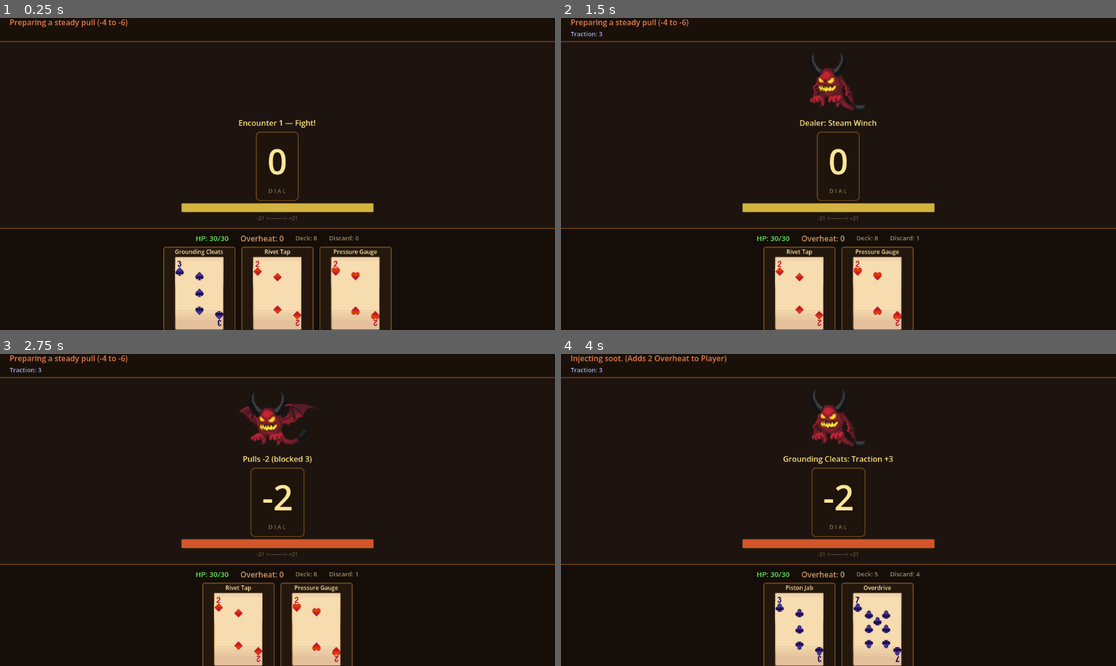
Above: before the commit, frames 1-4 (two rows, left to right).
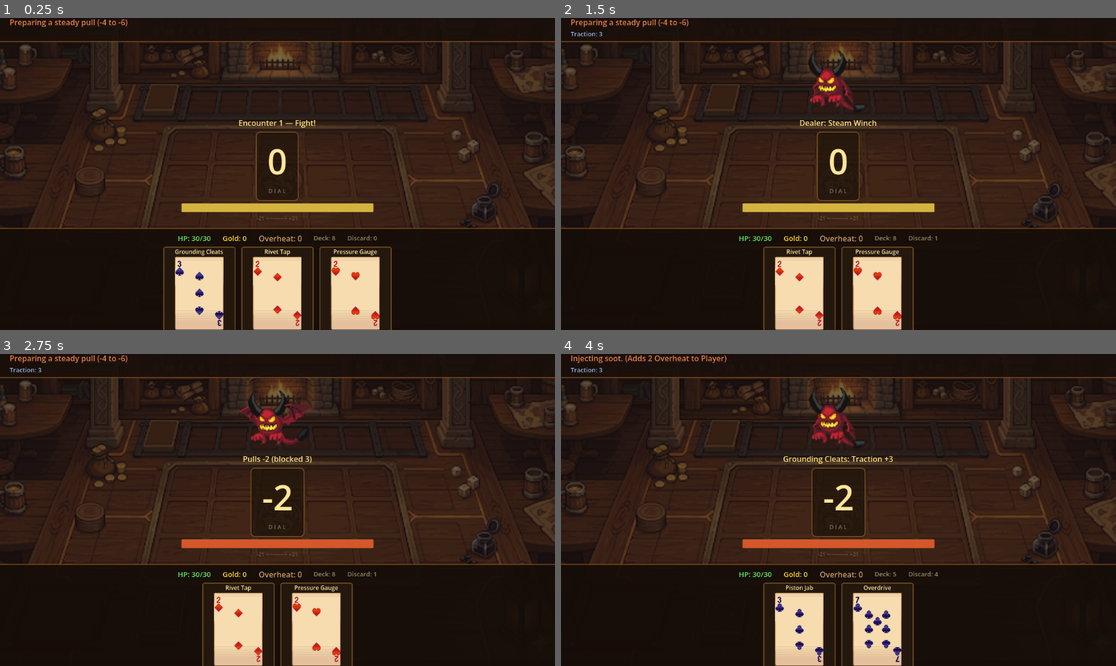
Above: after the commit, the same moments.

Repository: AdLgames/tugow
Game: Godot game, scene res://main.tscn
Same seed, same stepped clock (60 frames per second), same inputs: the game is played once before the commit and once after it.
Inputs (mouse positions are in pixels of both pictures, inside the frame that each line leads up to):
- Up to frame 1 (0.25 s): no input
- Up to frame 2 (1.5 s): tap Enter at 0.5 s; move the mouse to (760, 301) at 0.52 s; click (760, 301) at 0.67 s; tap Space at 1.25 s; move the mouse to (799, 301) at 1.27 s; click (799, 301) at 1.42 s
- Up to frame 3 (2.75 s): move the mouse to (316, 637) at 2.02 s; click (316, 637) at 2.17 s
- Up to frame 4 (4 s): move the mouse to (810, 572) at 2.77 s; click (810, 572) at 2.92 s; move the mouse to (838, 637) at 3.52 s; click (838, 637) at 3.67 s

The runs differ from the first frame. In frame 1, 23% of the frame differs, in the area x 0-100%, y 7-72%; in frame 2, 23%; in frame 3, 23%; in frame 4, 23%.

Commit message:
Add gold system, shop between encounters, and tavern background
Shop system:
- Win encounters to earn gold (25 + encounter * 10)
- After card reward, shop opens with 4 random cards to buy
- Card prices by rarity: Common 30, Uncommon 60, Rare 100
- Cards you can't afford are dimmed and unclickable
- MAGIC cards show a purple tag and auto-unlock when purchased
- Buying refreshes the shop with new stock
- Leave Shop to continue to next encounter

Flow: Win → Victory Screen → Card Reward → Shop → Next Encounter
      Lose → Defeat Screen → Continue (no reward/shop)

Gold display:
- Gold counter in player stats bar (bright yellow)
- Gold earned shown on victory screen
- Shop header shows current gold

Background:
- Tavern card table image as background (50% opacity)

Co-Authored-By: Claude Sonnet 4.6 <noreply@anthropic.com>
Claude-Session: https://claude.ai/code/session_01TWcZhCTjepdonkKqzq9x86

Diff:
--- a/game_manager.gd
+++ b/game_manager.gd
@@ -3,6 +3,7 @@
 # --- RUN STATE (persists across encounters) ---
 var player_hp: int = 30
 var max_hp: int = 30
+var gold: int = 0
 var encounter_number: int = 1
 var run_active: bool = false
 var master_deck: Array[String] = []
@@ -36,6 +37,12 @@
 	"overdrive"
 ]
 
+const CARD_PRICES = {
+	"COMMON": 30,
+	"UNCOMMON": 60,
+	"RARE": 100
+}
+
 # --- SIGNALS ---
 signal dial_changed(new_value)
 signal overheat_changed(new_value)
@@ -45,18 +52,23 @@
 signal match_ended(winner: String, damage_taken: int)
 signal deck_counts_changed(deck_size: int, discard_size: int)
 signal hp_changed(current_hp: int, max_hp: int)
+signal gold_changed(amount: int)
 signal encounter_started(encounter_num: int)
 signal reward_offered(card_choices: Array)
+signal shop_opened(shop_items: Array)
 signal run_over(final_encounter: int)
 signal action_announced(text: String)
 signal dealer_anim_requested(anim_name: String)
 
 func start_run() -> void:
 	player_hp = max_hp
+	gold = 0
 	encounter_number = 1
 	run_active = true
 	master_deck = STARTING_DECK.duplicate()
+	unlocked_magic_cards.clear()
 	hp_changed.emit(player_hp, max_hp)
+	gold_changed.emit(gold)
 	encounter_started.emit(encounter_number)
 	start_match()
 
@@ -95,10 +107,8 @@
 	is_resolving = true
 	var card = CardDatabase.CARDS[card_id]
 
-	# Remove card from hand immediately
 	discard_card_from_hand(card_id)
 
-	# Roll base value
 	var roll: int = card.base_val
 	if card.variance > 0:
 		roll += randi_range(-card.variance, card.variance)
@@ -108,7 +118,6 @@
 	if applied_multiplier != 1.0:
 		next_card_multiplier = 1.0
 
-	# Resolve action — dial updates INSTANTLY so player sees result
 	match card.action:
 		"PUSH":
 			move_dial(resolved_value)
@@ -173,24 +182,20 @@
 			status_changed.emit(dealer_traction, dealer_bleed, dealer_is_locked)
 			action_announced.emit("%s: Bleed +%d on Dealer" % [card.name, card.get("stacks", 0)])
 
-	# Apply cost immediately too
 	if card.has("cost"):
 		var cost_data = card.cost
 		if cost_data.type == "OVERHEAT":
 			player_overheat += cost_data.amount
 			overheat_changed.emit(player_overheat)
 
-	# Check for instant win
 	if check_win_condition():
 		return
 
-	# Free action — let player play again immediately
 	if card.get("free_action", false):
 		action_announced.emit("Free action — play again!")
 		is_resolving = false
 		return
 
-	# PAUSE so player can see their result before dealer goes
 	await get_tree().create_timer(0.8).timeout
 
 	await end_player_turn()
@@ -305,6 +310,9 @@
 	var damage: int = 0
 	if winner == "PLAYER":
 		damage = player_overheat
+		var gold_earned = 25 + encounter_number * 10
+		gold += gold_earned
+		gold_changed.emit(gold)
 		dealer_anim_requested.emit("DEATH")
 	else:
 		damage = 8 + encounter_number * 2
@@ -330,9 +338,40 @@
 
 func select_reward(card_id: String) -> void:
 	master_deck.append(card_id)
-	advance_encounter()
+	var card = CardDatabase.CARDS.get(card_id, {})
+	if card.get("type", "") == "MAGIC":
+		unlock_magic_card(card_id)
+	open_shop()
 
 func skip_reward() -> void:
+	open_shop()
+
+func open_shop() -> void:
+	var pool: Array[String] = []
+	for card_id in CardDatabase.CARDS:
+		pool.append(card_id)
+	pool.shuffle()
+	var items: Array[Dictionary] = []
+	for i in range(mini(4, pool.size())):
+		var card_id = pool[i]
+		var rarity = CardDatabase.CARDS[card_id].get("rarity", "COMMON")
+		items.append({
+			"card_id": card_id,
+			"price": CARD_PRICES.get(rarity, 50)
+		})
+	shop_opened.emit(items)
+
+func buy_card(card_id: String, price: int) -> void:
+	if gold < price:
+		return
+	gold -= price
+	gold_changed.emit(gold)
+	master_deck.append(card_id)
+	var card = CardDatabase.CARDS.get(card_id, {})
+	if card.get("type", "") == "MAGIC":
+		unlock_magic_card(card_id)
+
+func leave_shop() -> void:
 	advance_encounter()
 
 func continue_after_loss() -> void:
--- a/main.gd
+++ b/main.gd
@@ -9,6 +9,7 @@
 @onready var dial_bar_fill = $GameBoard/TableZone/TableContent/DialBar/DialBarFill
 @onready var dial_bar = $GameBoard/TableZone/TableContent/DialBar
 @onready var hp_label = $GameBoard/PlayerZone/PlayerContent/PlayerStats/HPLabel
+@onready var gold_label = $GameBoard/PlayerZone/PlayerContent/PlayerStats/GoldLabel
 @onready var encounter_label = $GameBoard/DealerZone/DealerContent/DealerInfo/EncounterLabel
 @onready var announcement_label = $GameBoard/TableZone/TableContent/AnnouncementLabel
 @onready var dealer_sprite = $GameBoard/TableZone/TableContent/DealerSprite
@@ -26,7 +27,12 @@
 @onready var reward_cards_container = $RewardOverlay/RewardPanel/RewardContent/RewardCardsContainer
 @onready var skip_reward_button = $RewardOverlay/RewardPanel/RewardContent/SkipRewardButton
 
-const BG_ART_PATH = "res://Assets/TavernAssets/Tables_props/table_0.png"
+@onready var shop_overlay = $ShopOverlay
+@onready var shop_gold_label = $ShopOverlay/ShopPanel/ShopContent/ShopHeader/ShopGoldLabel
+@onready var shop_cards_container = $ShopOverlay/ShopPanel/ShopContent/ShopCardsContainer
+@onready var leave_shop_button = $ShopOverlay/ShopPanel/ShopContent/LeaveShopButton
+
+const BG_ART_PATH = "res://Assets/TavernAssets/1781874905946.png"
 
 var last_winner: String = ""
 var announce_tween: Tween
@@ -40,14 +46,17 @@
 	GameManager.match_ended.connect(_on_match_ended)
 	GameManager.deck_counts_changed.connect(_on_deck_counts_changed)
 	GameManager.hp_changed.connect(_on_hp_changed)
+	GameManager.gold_changed.connect(_on_gold_changed)
 	GameManager.encounter_started.connect(_on_encounter_started)
 	GameManager.reward_offered.connect(_on_reward_offered)
+	GameManager.shop_opened.connect(_on_shop_opened)
 	GameManager.run_over.connect(_on_run_over)
 	GameManager.action_announced.connect(_on_action_announced)
 	GameManager.dealer_anim_requested.connect(_on_dealer_anim_requested)
 	continue_button.pressed.connect(_on_continue_pressed)
 	restart_run_button.pressed.connect(_on_restart_run_pressed)
 	skip_reward_button.pressed.connect(_on_skip_reward_pressed)
+	leave_shop_button.pressed.connect(_on_leave_shop_pressed)
 	_load_art_assets()
 	GameManager.start_run()
 
@@ -152,10 +161,14 @@
 	else:
 		hp_label.add_theme_color_override("font_color", Color(0.4, 0.9, 0.4, 1))
 
+func _on_gold_changed(amount: int) -> void:
+	gold_label.text = "Gold: %d" % amount
+
 func _on_encounter_started(encounter_num: int) -> void:
 	encounter_label.text = "Encounter %d" % encounter_num
 	match_end_container.visible = false
 	reward_overlay.visible = false
+	shop_overlay.visible = false
 	hand_container.visible = true
 
 func _on_match_ended(winner: String, damage_taken: int) -> void:
@@ -164,12 +177,14 @@
 	match_end_container.visible = true
 
 	if winner == "PLAYER":
+		var gold_earned = 25 + GameManager.encounter_number * 10
 		result_label.text = "VICTORY!"
 		result_label.add_theme_color_override("font_color", Color(0.3, 1.0, 0.4, 1))
+		var info_parts: Array[String] = []
 		if damage_taken > 0:
-			damage_info_label.text = "Overheat burned %d HP" % damage_taken
-		else:
-			damage_info_label.text = "Flawless victory!"
+			info_parts.append("Overheat burned %d HP" % damage_taken)
+		info_parts.append("+%d Gold" % gold_earned)
+		damage_info_label.text = " | ".join(info_parts)
 		continue_button.text = "Choose Reward"
 		continue_button.visible = true
 		restart_run_button.visible = false
@@ -198,6 +213,8 @@
 	match_end_container.visible = false
 	GameManager.start_run()
 
+# --- REWARD SCREEN ---
+
 func _on_reward_offered(card_choices: Array) -> void:
 	reward_overlay.visible = true
 	for child in reward_cards_container.get_children():
@@ -220,6 +237,67 @@
 func _on_skip_reward_pressed() -> void:
 	reward_overlay.visible = false
 	GameManager.skip_reward()
+
+# --- SHOP SCREEN ---
+
+func _on_shop_opened(shop_items: Array) -> void:
+	shop_overlay.visible = true
+	shop_gold_label.text = "Gold: %d" % GameManager.gold
+	_populate_shop(shop_items)
+
+func _populate_shop(shop_items: Array) -> void:
+	for child in shop_cards_container.get_children():
+		child.queue_free()
+
+	for item in shop_items:
+		var card_id: String = item.card_id
+		var price: int = item.price
+		var can_afford = GameManager.gold >= price
+
+		var wrapper = VBoxContainer.new()
+		wrapper.add_theme_constant_override("separation", 4)
+
+		var card_instance = CARD_UI_SCENE.instantiate()
+		wrapper.add_child(card_instance)
+
+		if card_instance.has_method("populate_card"):
+			card_instance.populate_card(card_id)
+
+		if can_afford and card_instance.has_signal("card_clicked"):
+			var bound_price = price
+			card_instance.card_clicked.connect(func(_cid): _on_shop_card_bought(card_id, bound_price))
+		else:
+			card_instance.modulate.a = 0.4
+
+		var price_label = Label.new()
+		price_label.text = "%d gold" % price
+		price_label.horizontal_alignment = HORIZONTAL_ALIGNMENT_CENTER
+		price_label.add_theme_font_size_override("font_size", 12)
+		if can_afford:
+			price_label.add_theme_color_override("font_color", Color(1, 0.9, 0.4, 1))
+		else:
+			price_label.add_theme_color_override("font_color", Color(0.5, 0.4, 0.3, 1))
+
+		var type_tag = CardDatabase.CARDS[card_id].get("type", "")
+		if type_tag == "MAGIC":
+			var magic_label = Label.new()
+			magic_label.text = "MAGIC"
+			magic_label.horizontal_alignment = HORIZONTAL_ALIGNMENT_CENTER
+			magic_label.add_theme_font_size_override("font_size", 10)
+			magic_label.add_theme_color_override("font_color", Color(0.6, 0.4, 1.0, 1))
+			wrapper.add_child(magic_label)
+
+		wrapper.add_child(price_label)
+		shop_cards_container.add_child(wrapper)
+
+func _on_shop_card_bought(card_id: String, price: int) -> void:
+	GameManager.buy_card(card_id, price)
+	shop_gold_label.text = "Gold: %d" % GameManager.gold
+	GameManager.open_shop()
+
+func _on_leave_shop_pressed() -> void:
+	shop_overlay.visible = false
+	GameManager.leave_shop()
 
 func _on_run_over(final_encounter: int) -> void:
 	result_label.text = "RUN OVER"
--- a/main.tscn
+++ b/main.tscn
@@ -57,6 +57,22 @@
 corner_radius_bottom_right = 4
 corner_radius_bottom_left = 4
 
+[sub_resource type="StyleBoxFlat" id="shop_panel"]
+bg_color = Color(0.06, 0.04, 0.02, 0.95)
+border_width_left = 2
+border_width_top = 2
+border_width_right = 2
+border_width_bottom = 2
+border_color = Color(1, 0.75, 0.2, 0.8)
+corner_radius_top_left = 8
+corner_radius_top_right = 8
+corner_radius_bottom_right = 8
+corner_radius_bottom_left = 8
+content_margin_left = 24.0
+content_margin_top = 20.0
+content_margin_right = 24.0
+content_margin_bottom = 20.0
+
 [sub_resource type="StyleBoxFlat" id="reward_panel"]
 bg_color = Color(0.08, 0.05, 0.03, 0.95)
 border_width_left = 2
@@ -101,7 +117,7 @@
 grow_vertical = 2
 expand_mode = 1
 stretch_mode = 6
-modulate = Color(0.6, 0.5, 0.4, 0.3)
+modulate = Color(0.8, 0.75, 0.7, 0.5)
 
 [node name="GameBoard" type="VBoxContainer" parent="."]
 layout_mode = 1
@@ -235,6 +251,12 @@
 theme_override_font_sizes/font_size = 15
 theme_override_colors/font_color = Color(0.4, 0.9, 0.4, 1)
 text = "HP: 30/30"
+
+[node name="GoldLabel" type="Label" parent="GameBoard/PlayerZone/PlayerContent/PlayerStats"]
+layout_mode = 2
+theme_override_font_sizes/font_size = 15
+theme_override_colors/font_color = Color(1, 0.85, 0.2, 1)
+text = "Gold: 0"
 
 [node name="OverheatLabel" type="Label" parent="GameBoard/PlayerZone/PlayerContent/PlayerStats"]
 layout_mode = 2
@@ -336,3 +358,61 @@
 layout_mode = 2
 size_flags_horizontal = 4
 text = "Skip"
+
+[node name="ShopOverlay" type="ColorRect" parent="."]
+visible = false
+layout_mode = 1
+anchors_preset = 15
+anchor_right = 1.0
+anchor_bottom = 1.0
+grow_horizontal = 2
+grow_vertical = 2
+color = Color(0, 0, 0, 0.75)
+
+[node name="ShopPanel" type="PanelContainer" parent="ShopOverlay"]
+layout_mode = 1
+anchors_preset = 8
+anchor_left = 0.5
+anchor_top = 0.5
+anchor_right = 0.5
+anchor_bottom = 0.5
+offset_left = -400.0
+offset_top = -220.0
+offset_right = 400.0
+offset_bottom = 220.0
+grow_horizontal = 2
+grow_vertical = 2
+theme_override_styles/panel = SubResource("shop_panel")
+
+[node name="ShopContent" type="VBoxContainer" parent="ShopOverlay/ShopPanel"]
+layout_mode = 2
+alignment = 1
+theme_override_constants/separation = 12
+
+[node name="ShopHeader" type="HBoxContainer" parent="ShopOverlay/ShopPanel/ShopContent"]
+layout_mode = 2
+alignment = 1
+theme_override_constants/separation = 32
+
+[node name="ShopTitle" type="Label" parent="ShopOverlay/ShopPanel/ShopContent/ShopHeader"]
+layout_mode = 2
+theme_override_font_sizes/font_size = 24
+theme_override_colors/font_color = Color(1, 0.85, 0.2, 1)
+text = "SHOP"
+
+[node name="ShopGoldLabel" type="Label" parent="ShopOverlay/ShopPanel/ShopContent/ShopHeader"]
+layout_mode = 2
+theme_override_font_sizes/font_size = 18
+theme_override_colors/font_color = Color(1, 0.9, 0.4, 1)
+text = "Gold: 0"
+
+[node name="ShopCardsContainer" type="HBoxContainer" parent="ShopOverlay/ShopPanel/ShopContent"]
+layout_mode = 2
+alignment = 1
+theme_override_constants/separation = 16
+
+[node name="LeaveShopButton" type="Button" parent="ShopOverlay/ShopPanel/ShopContent"]
+custom_minimum_size = Vector2(180, 45)
+layout_mode = 2
+size_flags_horizontal = 4
+text = "Leave Shop"
